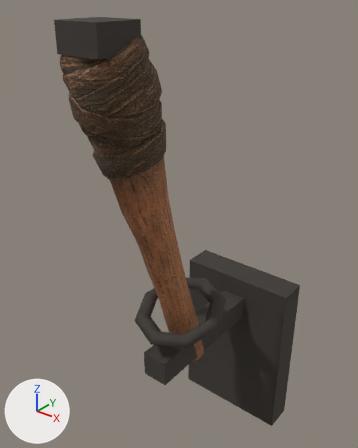
Two versions of the glTF model assets/world/survival/models/wall-winter-torch-01.glb, one commit apart.
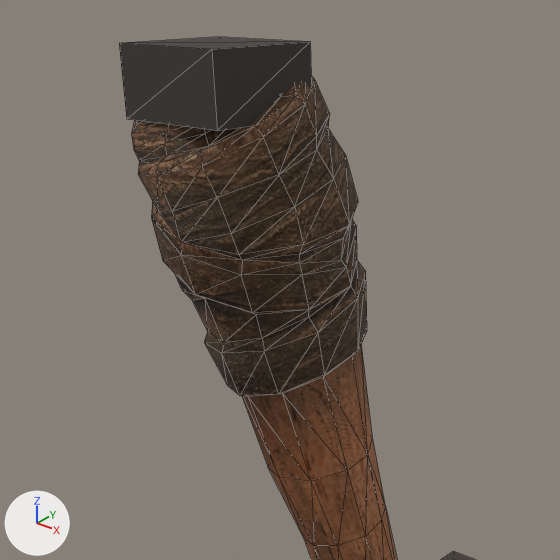
There are two pictures of each version: one whole from a camera (50 mm lens) standing at (0.428, -0.665, 0.672) and looking at (-0.034, -0.087, 0.314), one close up on the part from 0% to 71% of the width and 0% to 57% of the height. The lights are fixed; the arrows at lower left show +X, +Y and +Z. The first two pictures are the older version. The close-ups show mesh edges as thin lines. Where no turn or scale is listed for an object, it has been applied to the vertices.

Before the edit, the objects in view are built like this:
```python
me_mesh_1 = bpy.data.meshes.new('Mesh_1')
me_mesh_1.from_pydata(...)  # a box spanning x -0.0325..0.0325, y -0.0325..0.0325, z -0.0175..0.0175
me_mesh_1.materials.append(mat_forged_iron_and_charred_wick)  # dark grey #48423d
me_tripo_mesh_f5b75a44_7fd1_4deb_8987_d00b03df71d1 = bpy.data.meshes.new('tripo_mesh_f5b75a44-7fd1-4deb-8987-d00b03df71d1')
me_tripo_mesh_f5b75a44_7fd1_4deb_8987_d00b03df71d1.from_pydata(...)  # 246 vertices, 488 faces; spans x -0.052..0.052, y -0.22..0.022, z -0.007..0.559
me_tripo_mesh_f5b75a44_7fd1_4deb_8987_d00b03df71d1.materials.append(mat_tripo_mat_f5b75a44_7fd1_4deb_8987_d00b03df71d1)  # picture img_wooden_club_3d_model_basecolor
ob_survival_torch_wick = bpy.data.objects.new('survival-torch-wick', me_mesh_1)
ob_survival_torch_wick.location = (0.0, -0.27, 0.62)
ob_tripo_node_f5b75a44_7fd1_4deb_8987_d00b03df71d1 = bpy.data.objects.new('tripo_node_f5b75a44-7fd1-4deb-8987-d00b03df71d1', me_tripo_mesh_f5b75a44_7fd1_4deb_8987_d00b03df71d1)
ob_tripo_node_f5b75a44_7fd1_4deb_8987_d00b03df71d1.location = (0.0, -0.0908, 0.0684)
```
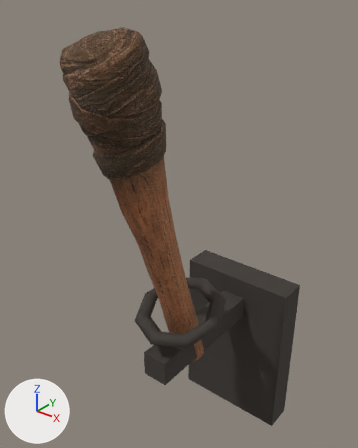
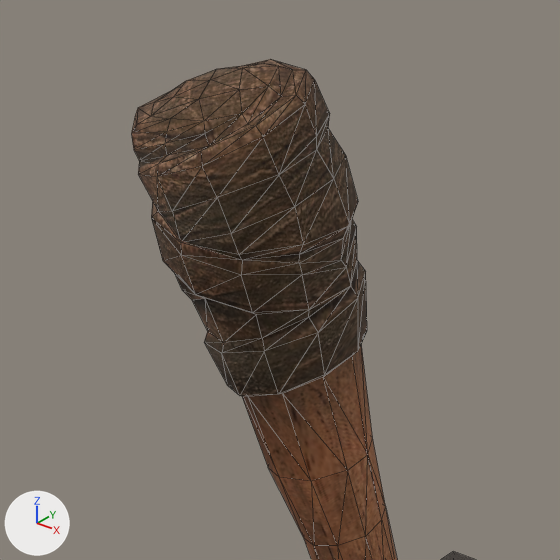
Diff of the bpy script that builds the scene:
```diff
--- a/assets/world/survival/models/wall-winter-torch-01.glb.py
+++ b/assets/world/survival/models/wall-winter-torch-01.glb.py
@@ ob_survival_torch_wick @@
-ob_survival_torch_wick = bpy.data.objects.new('survival-torch-wick', me_mesh_1)
+ob_survival_torch_wick = bpy.data.objects.new('survival-torch-wick', None)
 ob_survival_torch_wick.location = (0.0, -0.27, 0.62)
```

Where the change shows, as pixel boxes (x1, y1, x2, y2) in the close-ups (560 x 560 px):
'survival-torch-wick', no longer drawn
    before: (119, 37, 312, 131)
